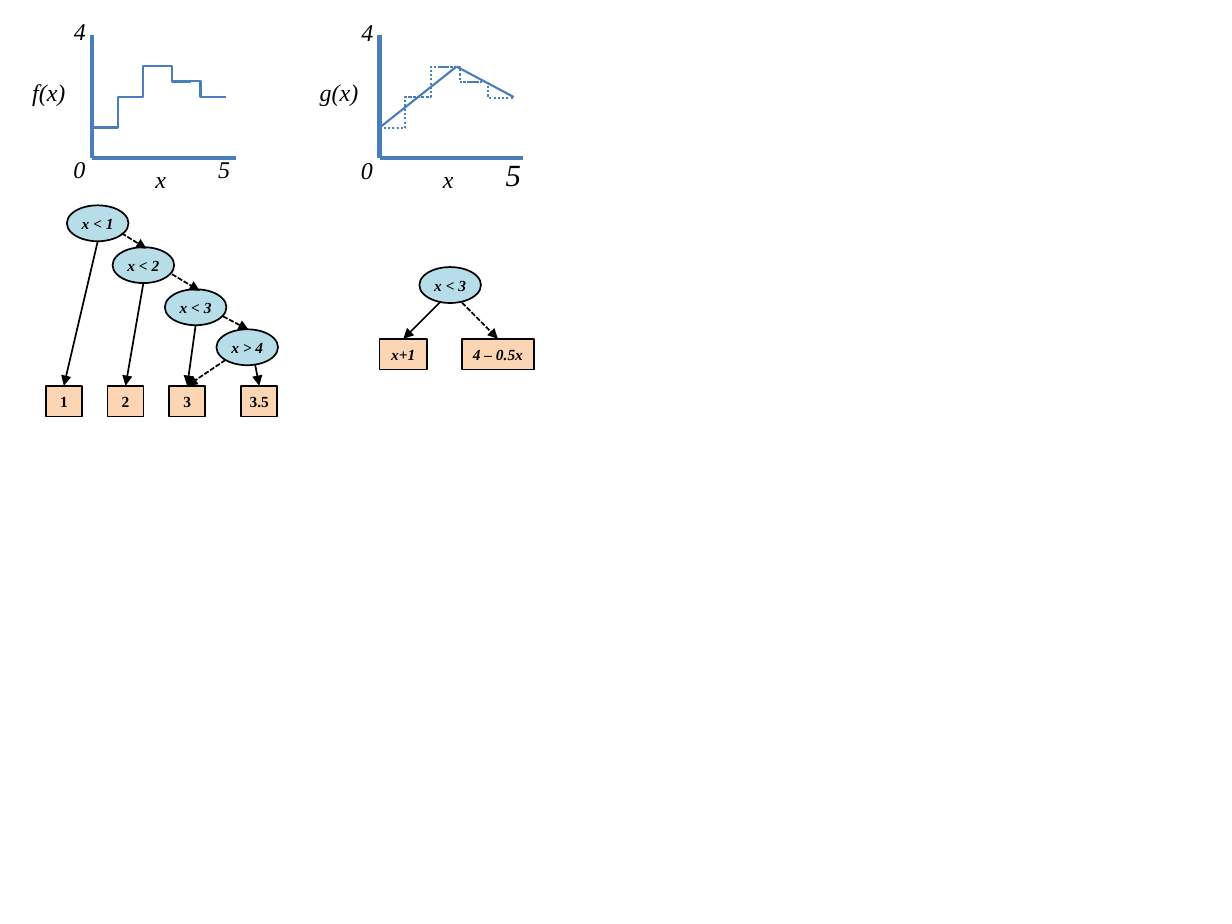
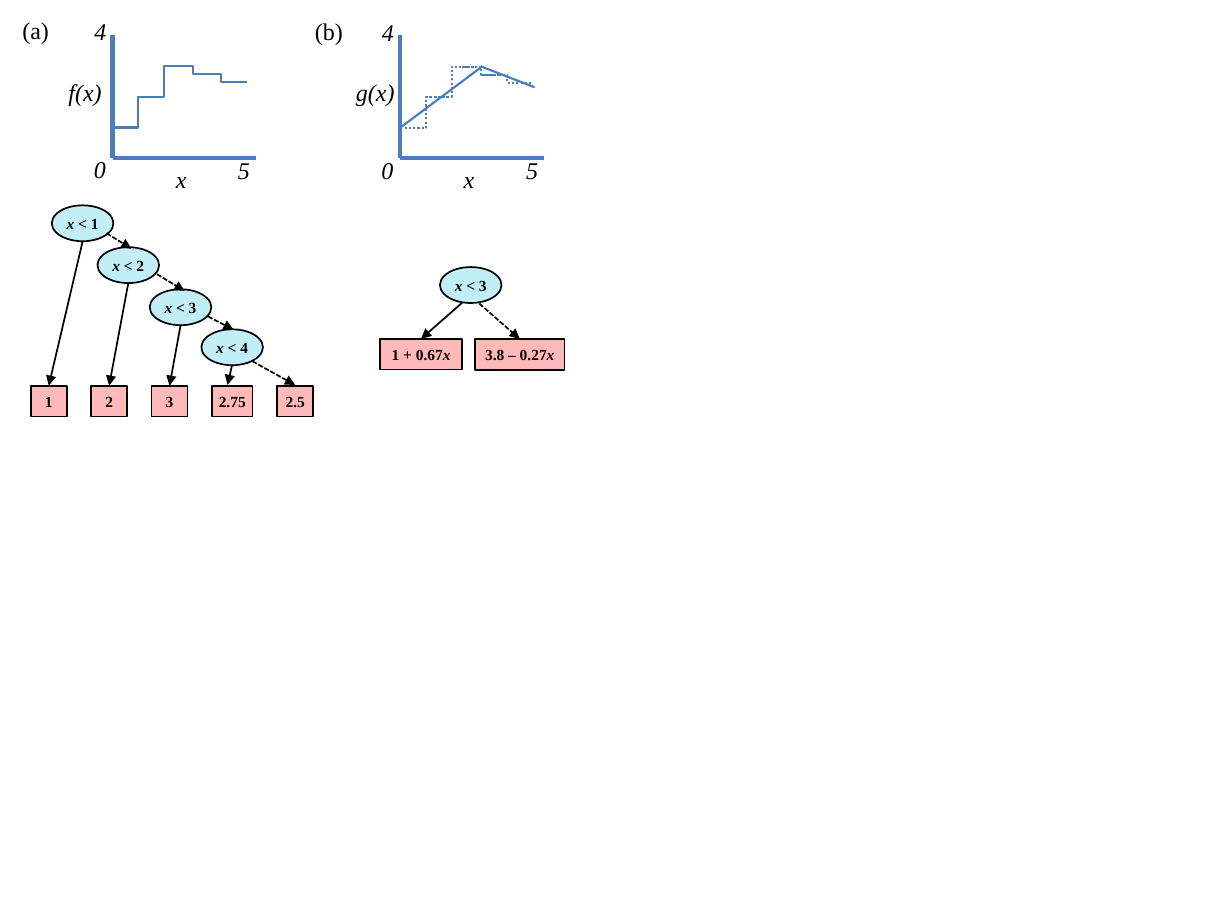
Before and after one commit to ssanner/xadd-inference, a slide deck: slide 1 of docs/papers/xaddapprox/Figures/xadds/intro_diagram.pptx. Drawn at 1232x924 pixels with LibreOffice and Linux fonts; fonts in the diff are those of the drawing. Boxes give left, top, right and bottom in pixels: in the first picture for what was removed or moved away, otherwise in the second. Text is boxed around its words. In the diff, an @@ line names an element or a change of style, - is before the commit and + after.

```diff
--- a/docs/papers/xaddapprox/Figures/xadds/intro_diagram.pptx
+++ b/docs/papers/xaddapprox/Figures/xadds/intro_diagram.pptx
@@ text added at [22, 22, 49, 44], 14 pt, text #000000 @@
+(a)
@@ text added at [315, 23, 343, 45], 14 pt, text #000000 @@
+(b)
@@ elbow line moved from (154, 67) - (191, 81) to (174, 67) - (212, 74) @@
@@ elbow line moved from (175, 81) - (227, 97) to (196, 74) - (246, 83) @@
@@ line moved from (379, 128) - (457, 67) to (400, 128) - (483, 67) @@
@@ 7 texts, 4 lines, 4 elbow lines, 1 ellipse, 1 arrow: place and size @@
-7 texts, 4 lines, 4 elbow lines, 1 ellipse, 1 arrow at [73, 24, 524, 339]
+7 texts, 4 lines, 4 elbow lines, 1 ellipse, 1 arrow at [94, 24, 543, 339]
@@ elbow line moved from (441, 67) - (479, 81) to (462, 67) - (500, 75) @@
@@ line moved from (457, 67) - (514, 97) to (480, 67) - (535, 87) @@
@@ elbow line moved from (462, 81) - (514, 97) to (482, 75) - (533, 83) @@
@@ text "5": place and size @@
-text "5" at [506, 165, 521, 187]
+text "5" at [526, 163, 538, 180]
@@ text "5" at [526, 163, 538, 180]: size 18 to 14 pt @@
@@ ellipse "x < 1" at [52, 206, 113, 241]: italic off in "1"; fill #B7DEE8 to #C1EEF7 @@
@@ ellipse "x < 2" at [97, 248, 159, 283]: italic off in "2"; fill #B7DEE8 to #C1EEF7 @@
@@ ellipse "x < 3" at [440, 267, 501, 303]: italic off in "3"; fill #B7DEE8 to #C1EEF7 @@
@@ ellipse "x < 3" at [150, 290, 212, 325]: italic off in "3"; fill #B7DEE8 to #C1EEF7 @@
@@ 6 arrows, 4 ellipses, 3 rectangles: place and size @@
-6 arrows, 4 ellipses, 3 rectangles at [46, 206, 278, 416]
+6 arrows, 4 ellipses, 3 rectangles at [31, 206, 262, 416]
@@ ellipse "x < 4" at [201, 329, 262, 365]: fill #B7DEE8 to #C1EEF7 @@
@@ arrow moved from (462, 303) - (498, 339) to (479, 303) - (520, 339) @@
@@ text in ellipse at [216, 343, 248, 353]: text changed @@
-x > 4
+x < 4
@@ rectangle "1 + 0.67x": place and size @@
-rectangle "1 + 0.67x" at [379, 339, 428, 370]
+rectangle "1 + 0.67x" at [381, 339, 462, 370]
@@ text in rectangle at [392, 349, 451, 361]: text changed; italic off @@
-x+1
+1 + 0.67x
@@ rectangle "3.8 – 0.27x": place and size @@
-rectangle "3.8 – 0.27x" at [462, 339, 533, 370]
+rectangle "3.8 – 0.27x" at [474, 339, 564, 370]
@@ text in rectangle at [485, 349, 555, 360]: text changed; italic off @@
-4 – 0.5x
+3.8 – 0.27x
@@ rectangle added at [212, 386, 253, 416], fill #FFB9B9, outline #000000 1 pt, 9 pt, text #000000, bold @@
+2.75
@@ arrow moved from (225, 360) - (187, 386) to (232, 366) - (228, 384) @@
@@ arrow (232, 366) - (228, 384): stroke #000000 1 pt dashed to #000000 1 pt @@
@@ arrow moved from (255, 365) - (259, 386) to (253, 361) - (296, 384) @@
@@ arrow (253, 361) - (296, 384): stroke #000000 1 pt to #000000 1 pt dashed @@
@@ fill #FCD5B5 to #FFB9B9 in 6 elements at [31, 386, 67, 416], [91, 386, 127, 416], [152, 386, 187, 416], [381, 339, 462, 370], [474, 339, 564, 370], [277, 386, 313, 416] @@
@@ 2 texts, 1 rectangle: place and size @@
-2 texts, 1 rectangle at [32, 84, 359, 416]
+2 texts, 1 rectangle at [68, 84, 395, 416]
@@ text in rectangle at [286, 396, 305, 407]: text changed @@
-3.5
+2.5
```
Also in this commit, not shown: 5 other files.
